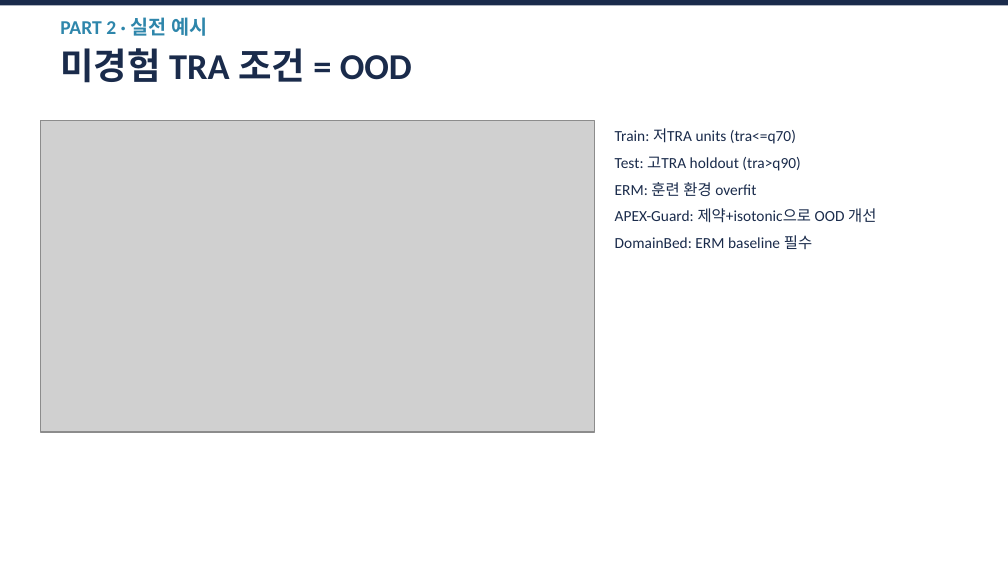
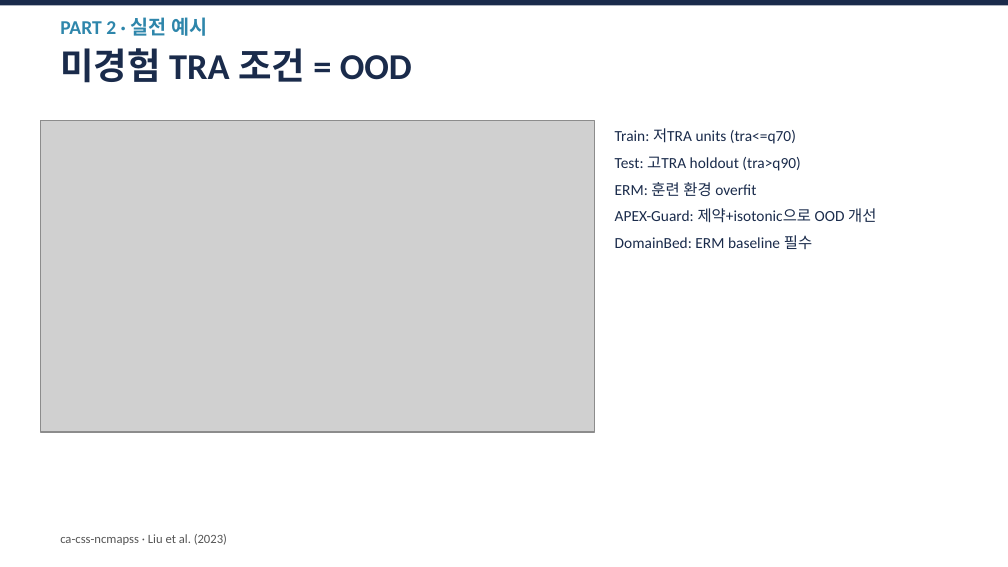
Before and after one commit to amumujs-create/literec_study, a slide deck: slide 13 of extrapolation-papers/외삽_50분_발표자료.pptx. Drawn at 1008x567 pixels with LibreOffice and Linux fonts; fonts in the diff are those of the drawing; grey boxes stand for pictures. Boxes give left, top, right and bottom in pixels: in the first picture for what was removed or moved away, otherwise in the second. Text is boxed around its words. In the diff, an @@ line names an element or a change of style, - is before the commit and + after.

```diff
--- a/extrapolation-papers/외삽_50분_발표자료.pptx
+++ b/extrapolation-papers/외삽_50분_발표자료.pptx
@@ text added at <box>60,534,227,545</box>, 9 pt, text #555555 @@
+ca-css-ncmapss · Liu et al. (2023)
```
Also in this commit, not shown: 11 other slides changed, 2 slides added, 1 slide removed, 1 other file.
